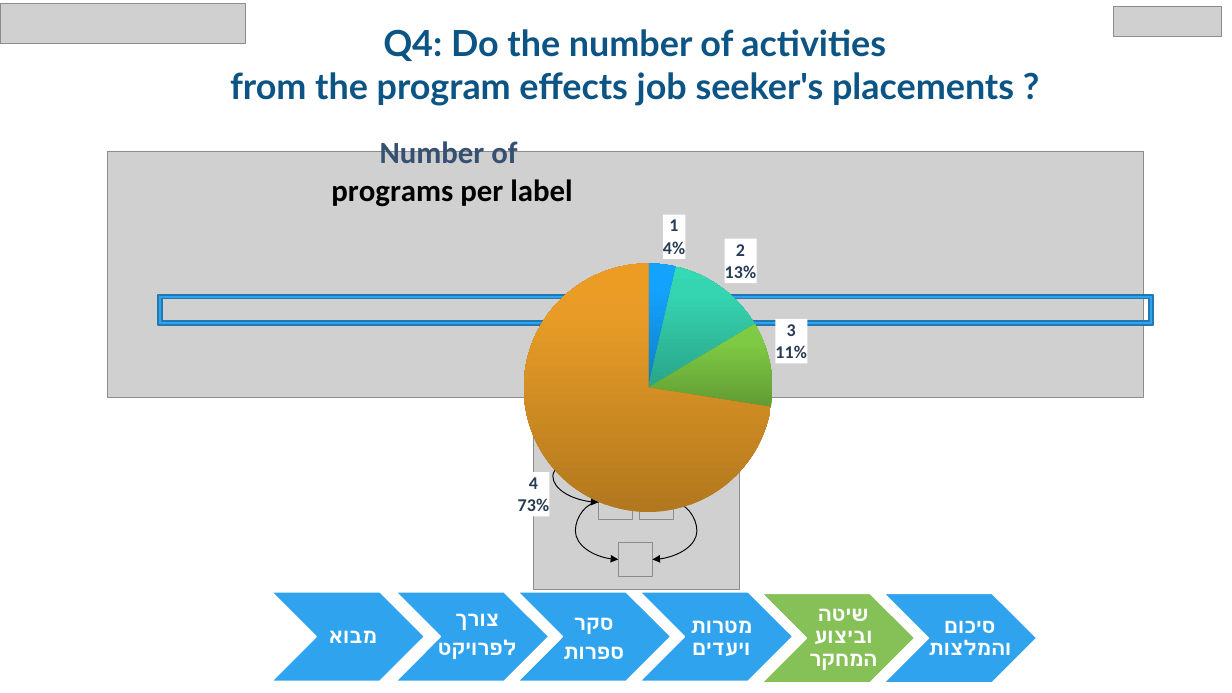
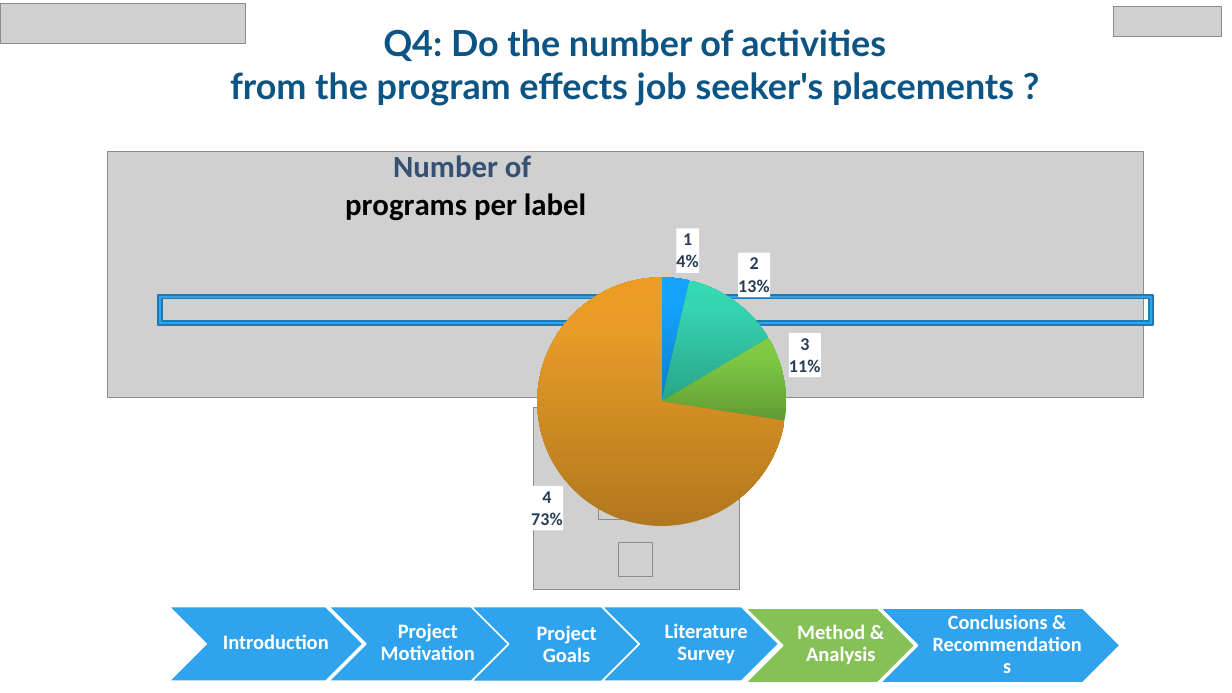
Before and after one commit to chen890/Final-Research-Project---IES, a slide deck: slide 21 of English Final Project.pptx. Drawn at 1232x693 pixels with LibreOffice and Linux fonts; fonts in the diff are those of the drawing; grey boxes stand for pictures; background and template pictures are left out. Boxes give left, top, right and bottom in pixels: in the first picture for what was removed or moved away, otherwise in the second. Text is boxed around its words. In the diff, an @@ line names an element or a change of style, - is before the commit and + after.

```diff
--- a/English Final Project.pptx
+++ b/English Final Project.pptx
@@ pie chart: place and size @@
-pie chart at box(305, 104, 1009, 547)
+pie chart at box(318, 117, 1022, 561)
@@ curved arrow removed from (620, 450) to (599, 502) @@
@@ curved arrow removed from (654, 450) to (674, 503) @@
@@ curved arrow removed from (599, 502) to (618, 559) @@
@@ curved arrow removed from (674, 503) to (653, 559) @@
@@ chevron: place and size @@
-chevron at box(272, 592, 425, 681)
+chevron at box(169, 606, 363, 681)
@@ chevron: place and size @@
-chevron at box(396, 592, 549, 681)
+chevron at box(328, 606, 508, 681)
@@ text added at box(381, 623, 475, 660), 16 pt, text #FFFFFF, bold @@
+Project Motivation
@@ text removed at box(438, 613, 517, 659) @@
-צורך
-לפרויקט
@@ chevron: place and size @@
-chevron at box(518, 592, 671, 681)
+chevron at box(471, 607, 640, 682)
@@ text added at box(537, 625, 597, 662), 16 pt, text #FFFFFF, bold @@
+Project Goals
@@ text removed at box(563, 617, 624, 659) @@
-סקר
-ספרות
@@ chevron: place and size @@
-chevron at box(640, 592, 793, 681)
+chevron at box(602, 606, 779, 681)
@@ text added at box(665, 623, 748, 664), 16 pt, text #FFFFFF, bold @@
+Literature Survey
@@ text removed at box(690, 620, 752, 656) @@
-מטרות ויעדים
@@ chevron: place and size @@
-chevron at box(762, 593, 915, 683)
+chevron at box(746, 608, 916, 683)
@@ text added at box(797, 624, 875, 664), 16 pt, text #FFFFFF, bold @@
+Method & Analysis
@@ text removed at box(809, 608, 877, 670) @@
-שיטה וביצוע המחקר
@@ chevron: place and size @@
-chevron at box(884, 593, 1037, 683)
+chevron at box(881, 608, 1121, 683)
@@ text removed at box(928, 621, 1011, 655) @@
-סיכום והמלצות
@@ text added at box(948, 614, 1048, 629), 15.8 pt, text #FFFFFF, bold @@
+Conclusions & Recommendations
@@ text added at box(223, 634, 329, 649), 16 pt, text #FFFFFF, bold @@
+Introduction
@@ text removed at box(329, 630, 377, 643) @@
-מבוא
```
Also in this commit, not shown: 31 other slides changed, 1 slide added, 2 slides removed, 1 other file.
